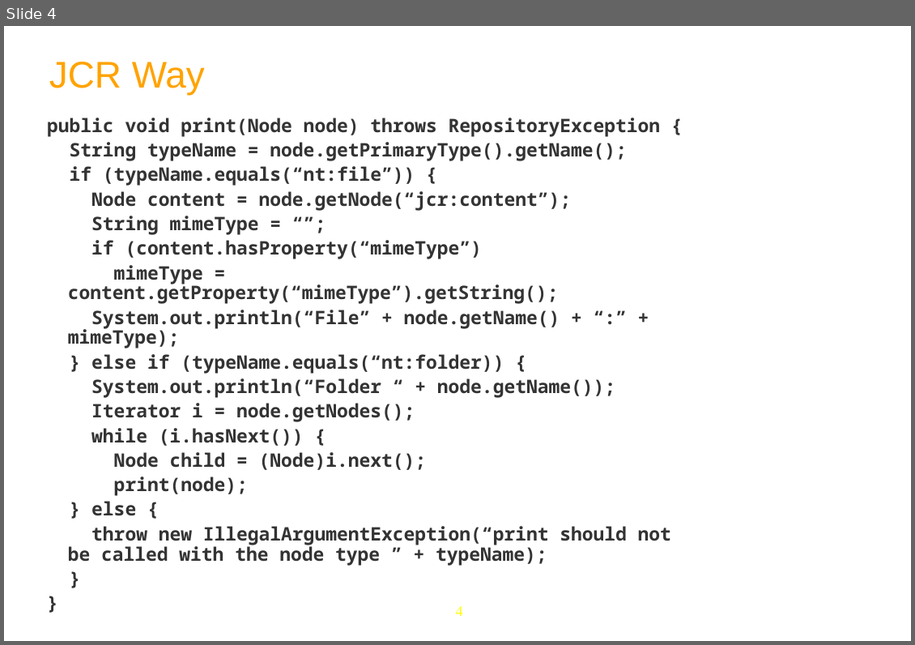
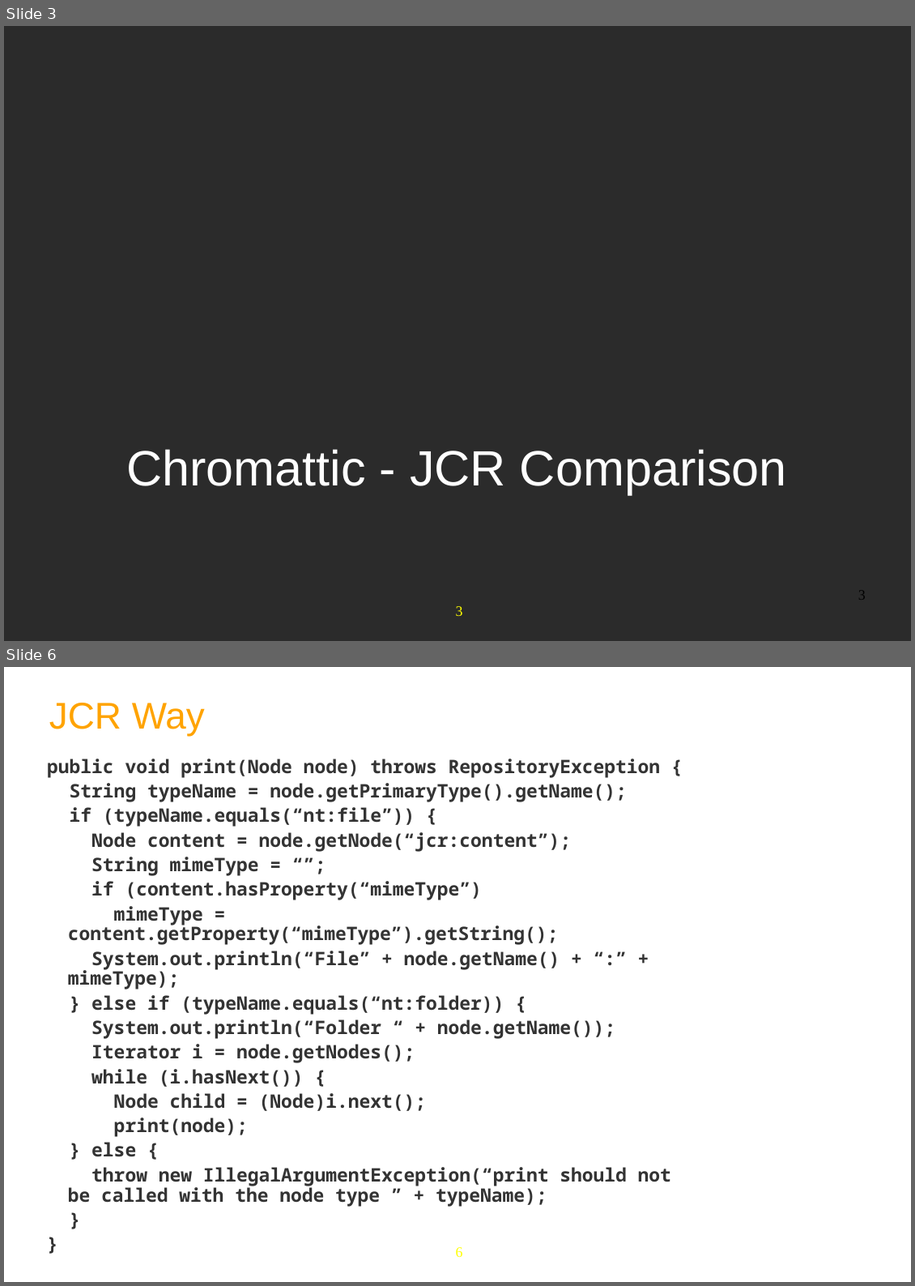
Before and after one commit to anhvurz90/training, a slide deck: slides/exo-developer/en/370-Chromattic-XDev-en.pptx. Shown one above the other, each under a label of ours: slide 4 before the commit, slides 3 and 6 after it; the slides between them are not shown. The pictures are 915x645 and 915x1286 pixels, drawn with LibreOffice and Linux fonts; fonts in the diff are those of the drawing; background and template pictures are left out; a plain dark background stands for a picture behind light text. Boxes give left, top, right and bottom in pixels: in the first picture for what was removed or moved away, otherwise in the second. Text is boxed around its words. In the diff, an @@ line names an element or a change of style, - is before the commit and + after.

Commit message:
CraTRCRT-18 Crash, Chromattic update

```diff
--- a/slides/exo-developer/en/370-Chromattic-XDev-en.pptx
+++ b/slides/exo-developer/en/370-Chromattic-XDev-en.pptx
@@ slide 3 added at (x1=4, y1=26, x2=911, y2=641), background picture (left out); not listed: 1 template element that a slide beside it also shows @@
@@ text added at (x1=126, y1=449, x2=787, y2=494), 48 pt, text #FFFFFF @@
+Chromattic - JCR Comparison
@@ page number added at (x1=859, y1=591, x2=866, y2=599), 14 pt, text #000000 @@
+3
@@ what was slide 4 is now slide 6 @@
@@ page number at (x1=456, y1=1247, x2=463, y2=1257): text changed @@
-4
+6
```
Also in this commit, not shown: 10 slides changed, 14 other slides added, 3 slides removed, 1 other file.
